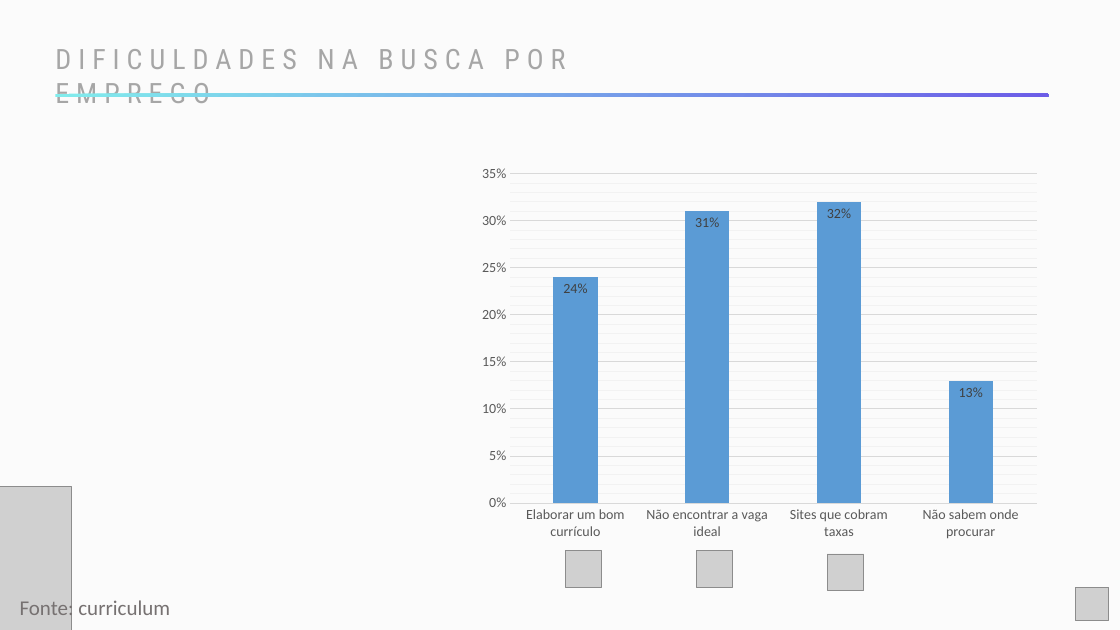
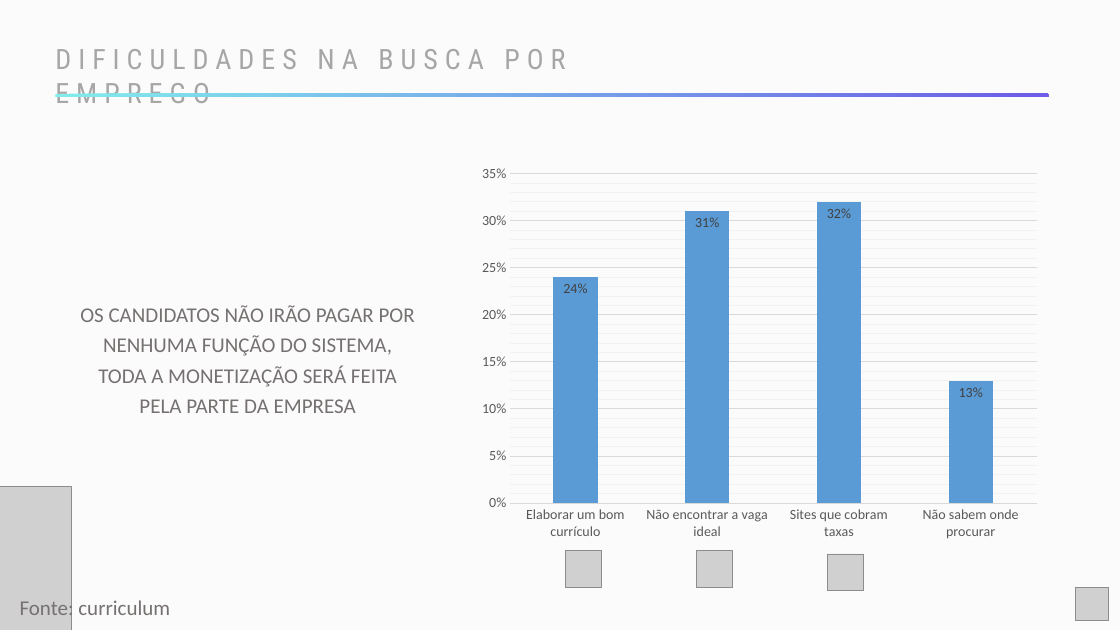
Before and after one commit to ismikeandrews/goodfit, a slide deck: slide 8 of pitch/pitch-next.pptx (slide 7 before the commit). Drawn at 1120x630 pixels with LibreOffice and Linux fonts; fonts in the diff are those of the drawing; grey boxes stand for pictures. Boxes give left, top, right and bottom in pixels: in the first picture for what was removed or moved away, otherwise in the second. Text is boxed around its words. In the diff, an @@ line names an element or a change of style, - is before the commit and + after.

```diff
--- a/pitch/pitch-next.pptx
+++ b/pitch/pitch-next.pptx
@@ text added at (x1=80, y1=305, x2=415, y2=413), 18 pt, text #767171 @@
+OS CANDIDATOS NÃO IRÃO PAGAR POR NENHUMA FUNÇÃO DO SISTEMA, TODA A MONETIZAÇÃO SERÁ FEITA PELA PARTE DA EMPRESA
```
Also in this commit, not shown: 4 other slides changed, 4 slides added, 2 slides removed.
